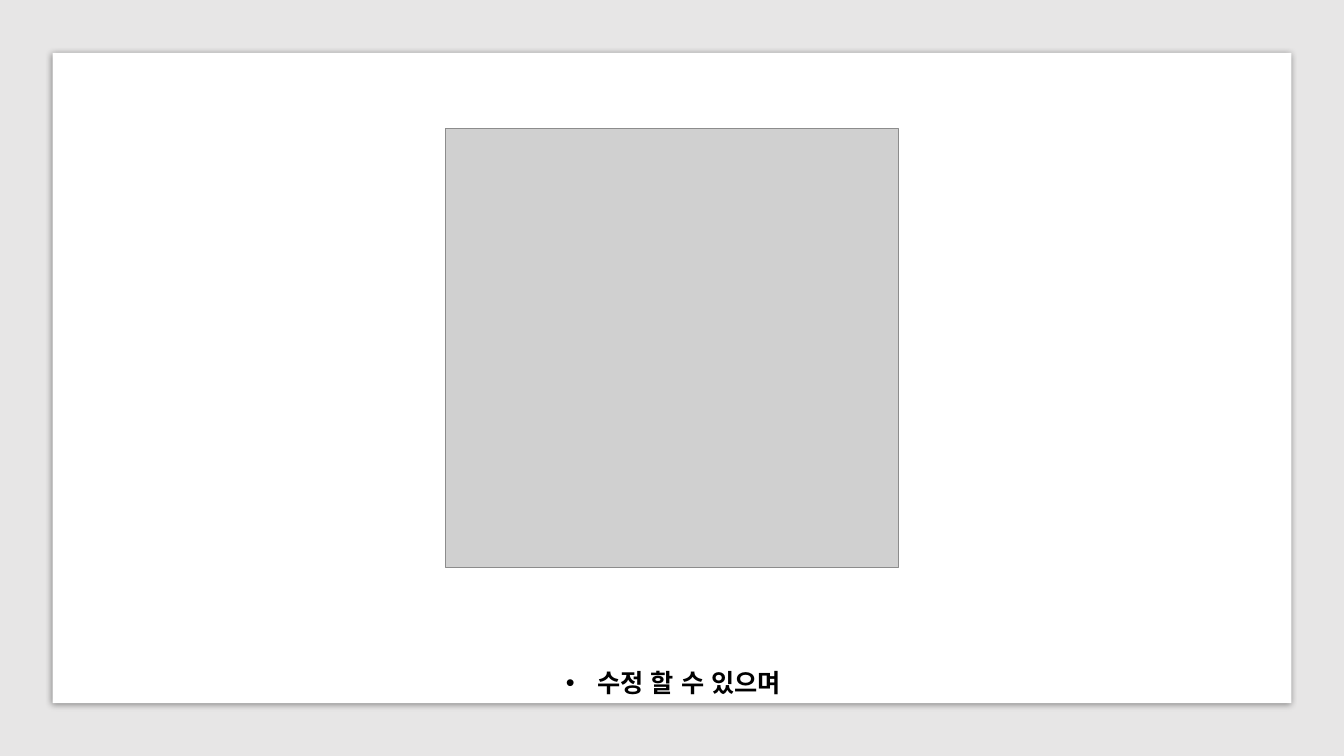
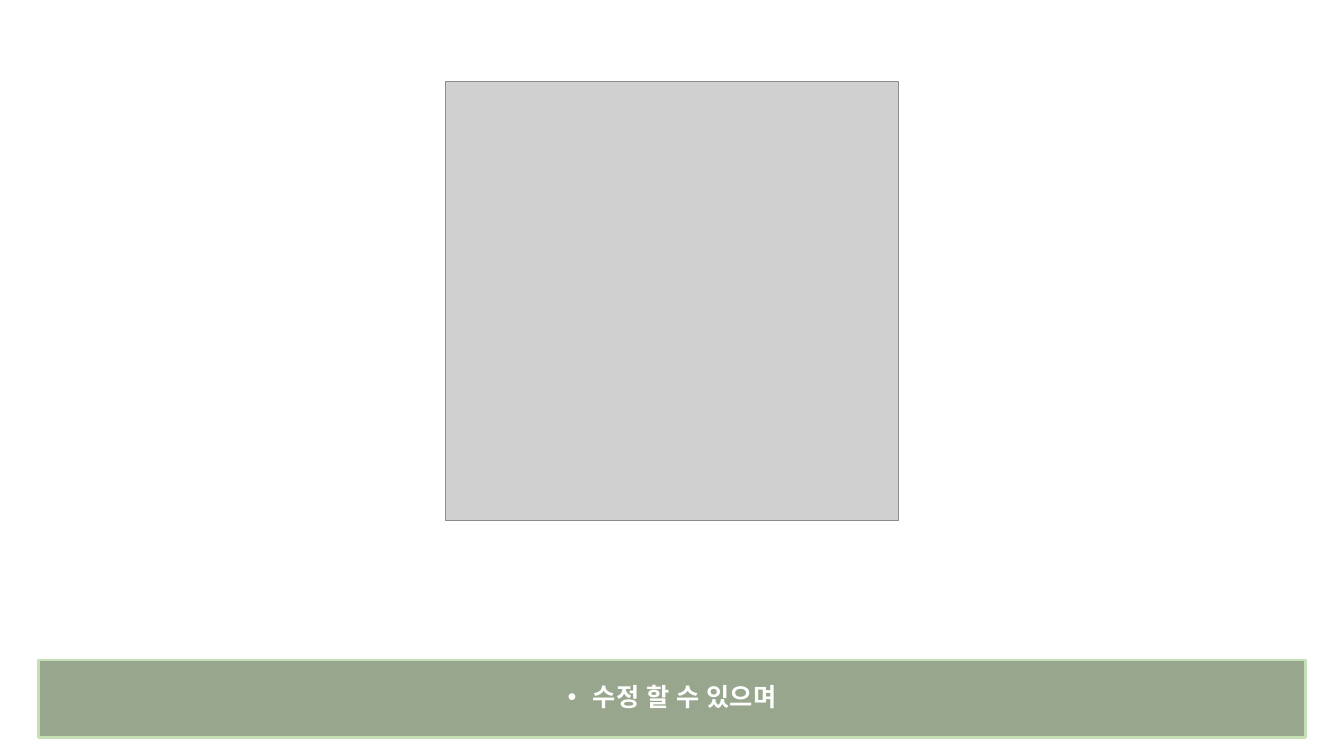
Before and after one commit to kookmin-sw/2018-cap1-14, a slide deck: slide 12 of doc/reports/캡스톤 1차 발표 자료.pptx (slide 10 before the commit). Drawn at 1344x756 pixels with LibreOffice and Linux fonts; fonts in the diff are those of the drawing; grey boxes stand for pictures. Boxes give left, top, right and bottom in pixels: in the first picture for what was removed or moved away, otherwise in the second. Text is boxed around its words. In the diff, an @@ line names an element or a change of style, - is before the commit and + after.

```diff
--- a/doc/reports/캡스톤 1차 발표 자료.pptx
+++ b/doc/reports/캡스톤 1차 발표 자료.pptx
@@ rectangle removed at [0, 0, 1344, 756] @@
@@ rectangle removed at [52, 53, 1292, 704] @@
@@ picture: place and size @@
-picture at [446, 128, 898, 568]
+picture at [446, 82, 898, 521]
@@ rectangle "수정 할 수 있으며": place and size @@
-rectangle "수정 할 수 있으며" at [597, 670, 781, 695]
+rectangle "수정 할 수 있으며" at [38, 660, 1306, 738]
@@ rectangle "수정 할 수 있으며" at [38, 660, 1306, 738]: text colour #000000 to #FFFFFF; alignment left to centre; indent changed; line spacing 1 to 0.9; more space between paragraphs; vertical alignment top to middle; fill none to #385723 at 52% opacity; outline none to #C5E0B4 2 pt @@
```
Also in this commit, not shown: 17 other slides changed, 5 slides added, 2 slides removed, 6 other files.
